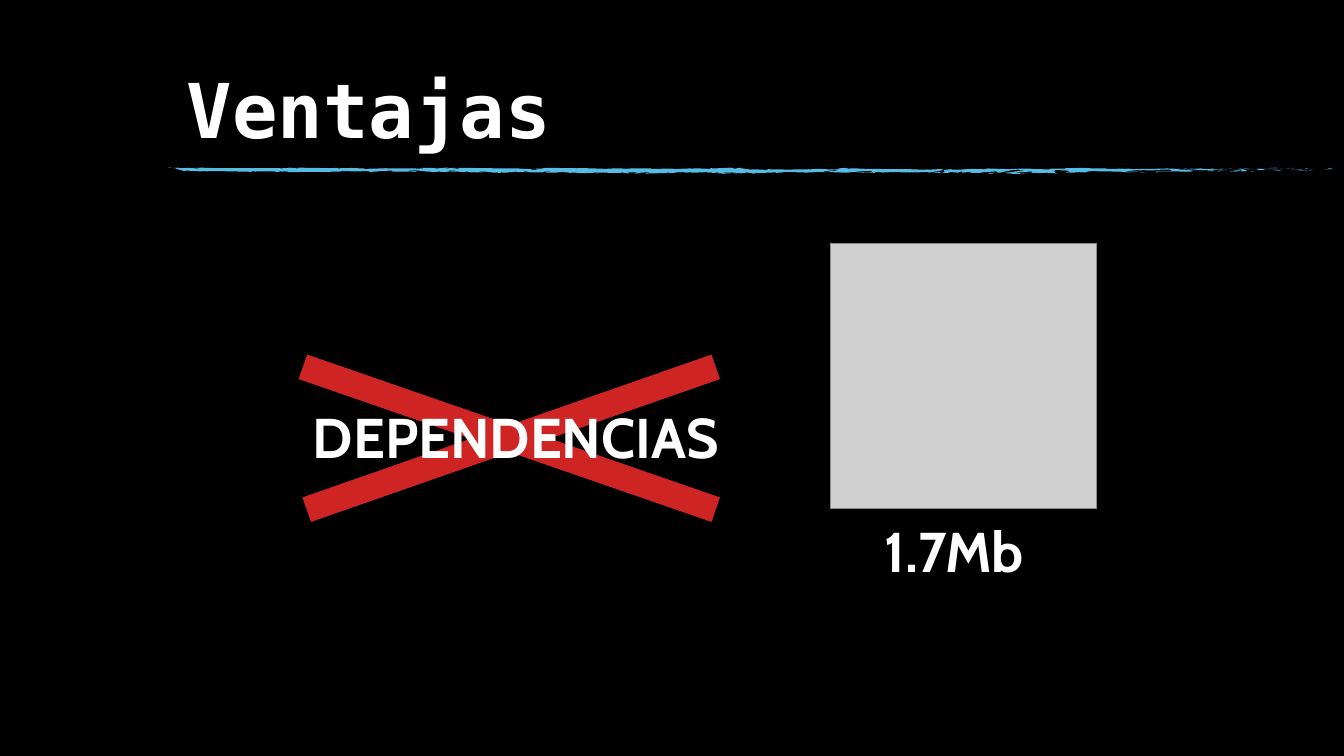
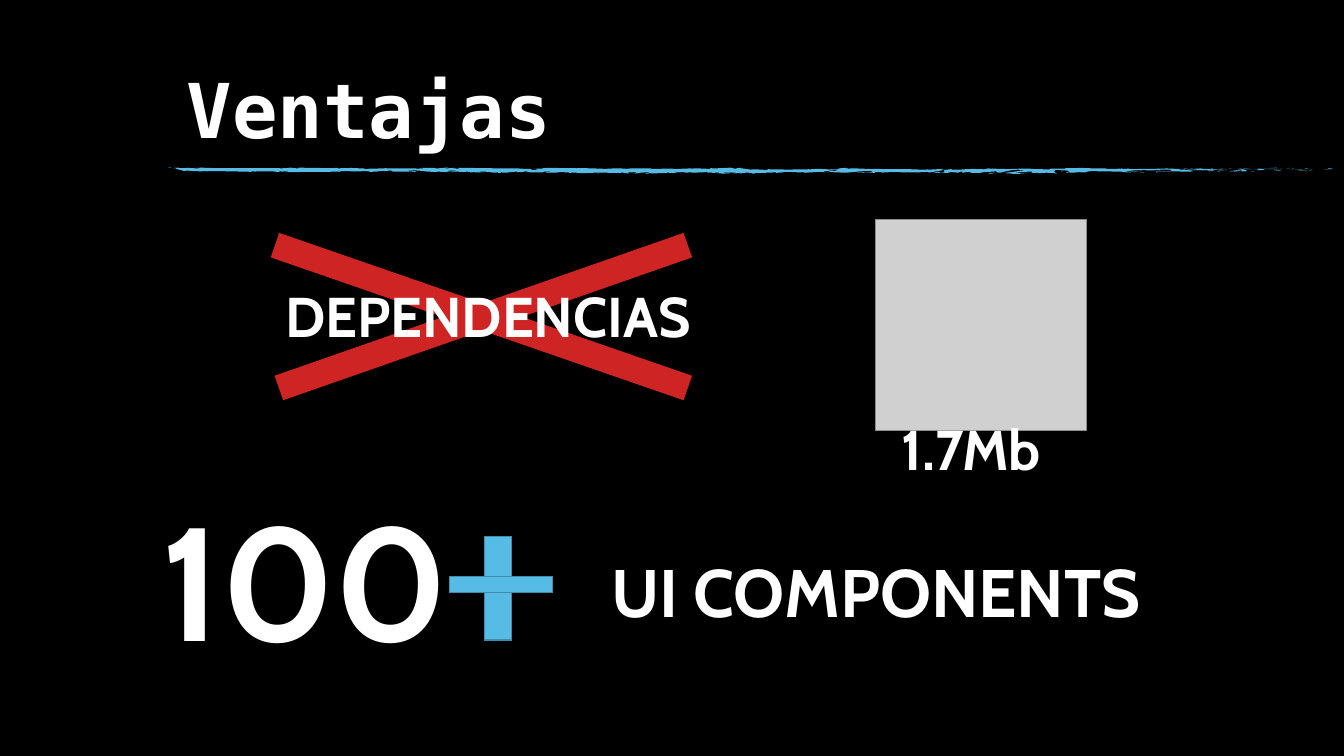
Before and after one commit to pablobravo/WebPrimeFaces, a slide deck: slide 8 of Documentacion/PrimeFaces_presentacion.pptx. Drawn at 1344x756 pixels with LibreOffice and Linux fonts; fonts in the diff are those of the drawing; grey boxes stand for pictures; background and template pictures are left out. Boxes give left, top, right and bottom in pixels: in the first picture for what was removed or moved away, otherwise in the second. Text is boxed around its words. In the diff, an @@ line names an element or a change of style, - is before the commit and + after.

Commit message:
Presentación final

```diff
--- a/Documentacion/PrimeFaces_presentacion.pptx
+++ b/Documentacion/PrimeFaces_presentacion.pptx
@@ picture: place and size @@
-picture at (831,243,1097,509)
+picture at (875,220,1087,432)
@@ line moved from (302, 367) - (716, 510) to (275, 245) - (688, 388) @@
@@ line moved from (307, 510) - (716, 367) to (279, 388) - (688, 245) @@
@@ text "DEPENDENCIAS": place and size @@
-text "DEPENDENCIAS" at (313,411,719,471)
+text "DEPENDENCIAS" at (285,289,691,349)
@@ text "1.7Mb" rewrapped from (885,530,1024,573) to (902,423,1041,471) @@
@@ text added at (162,526,449,644), 115 pt, text #FFFFFF, bold @@
+100
@@ rectangle added at (485,536,512,639), fill #57BCE5, outline #408BA9 1 pt @@
@@ text added at (611,569,1140,618), 48 pt, text #FFFFFF, bold @@
+UI COMPONENTS
@@ rectangle added at (450,577,553,593), fill #57BCE5, outline #408BA9 1 pt @@
```
Also in this commit, not shown: 5 other slides changed, 9 slides added, 3 slides removed.
